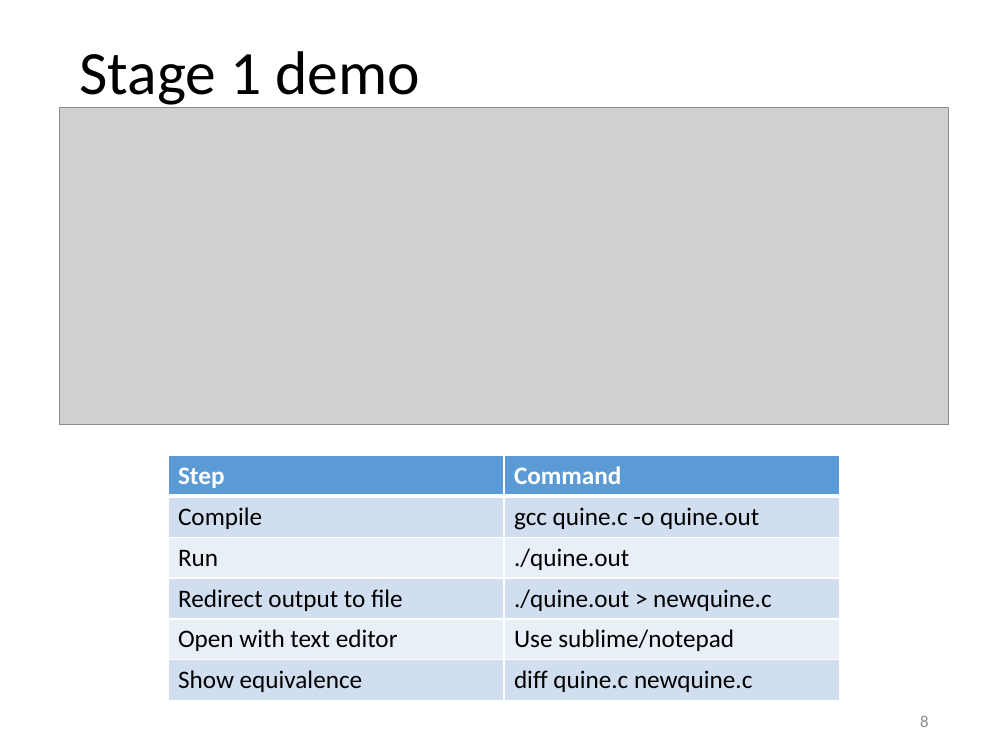
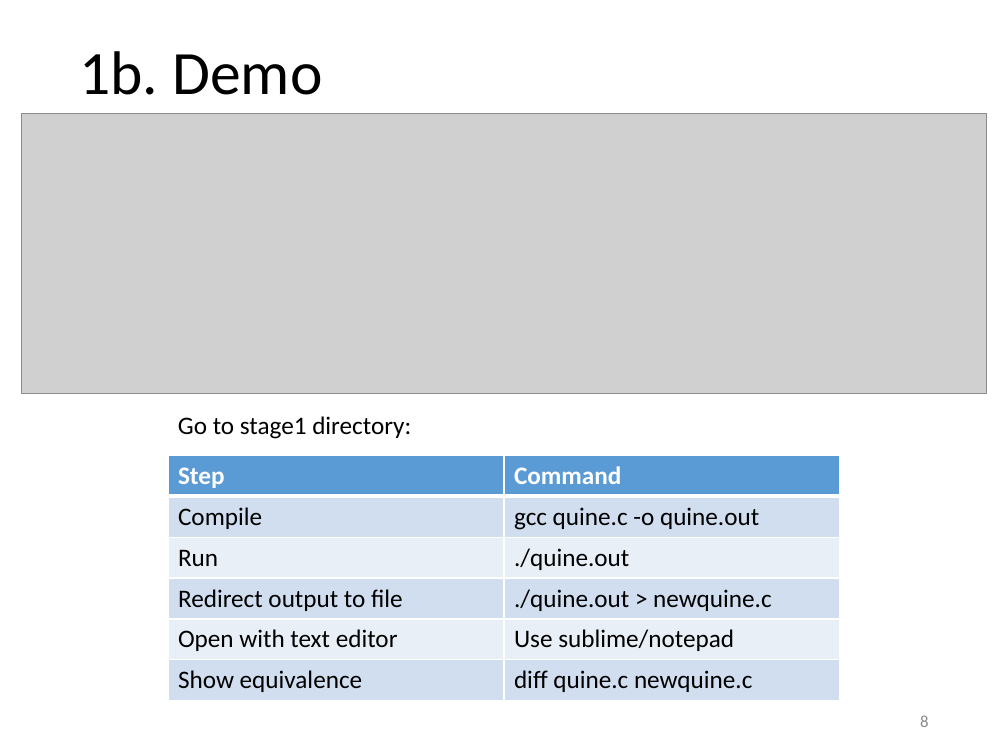
Before and after one commit to yeokm1/reflections-on-trusting-trust, a slide deck: slide 8 of reflections-of-reflecting-trust-slides.pptx. Drawn at 1008x756 pixels with LibreOffice and Linux fonts; fonts in the diff are those of the drawing; grey boxes stand for pictures. Boxes give left, top, right and bottom in pixels: in the first picture for what was removed or moved away, otherwise in the second. Text is boxed around its words. In the diff, an @@ line names an element or a change of style, - is before the commit and + after.

```diff
--- a/reflections-of-reflecting-trust-slides.pptx
+++ b/reflections-of-reflecting-trust-slides.pptx
@@ title at (79, 51, 322, 95): text changed @@
-Stage 1 demo
+1b. Demo
@@ picture: place and size @@
-picture at (59, 108, 950, 424)
+picture at (22, 113, 987, 393)
@@ text added at (178, 416, 411, 439), 18 pt, text #000000 @@
+Go to stage1 directory:
```
Also in this commit, not shown: 4 other slides changed, 18 slides added.
